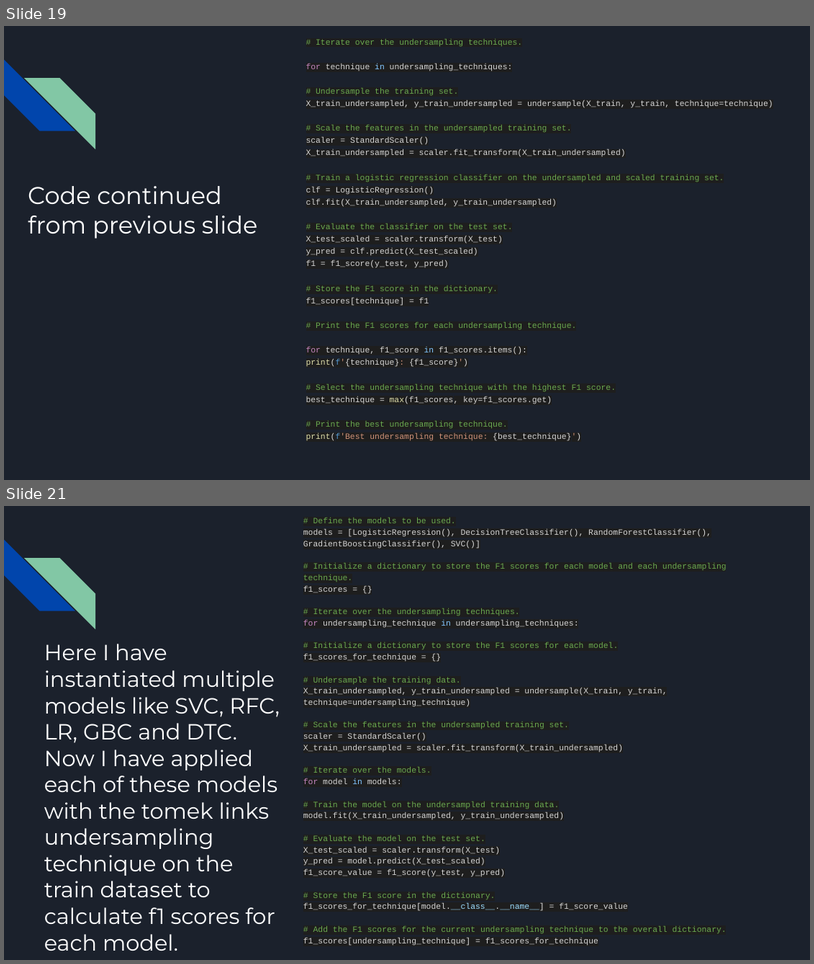
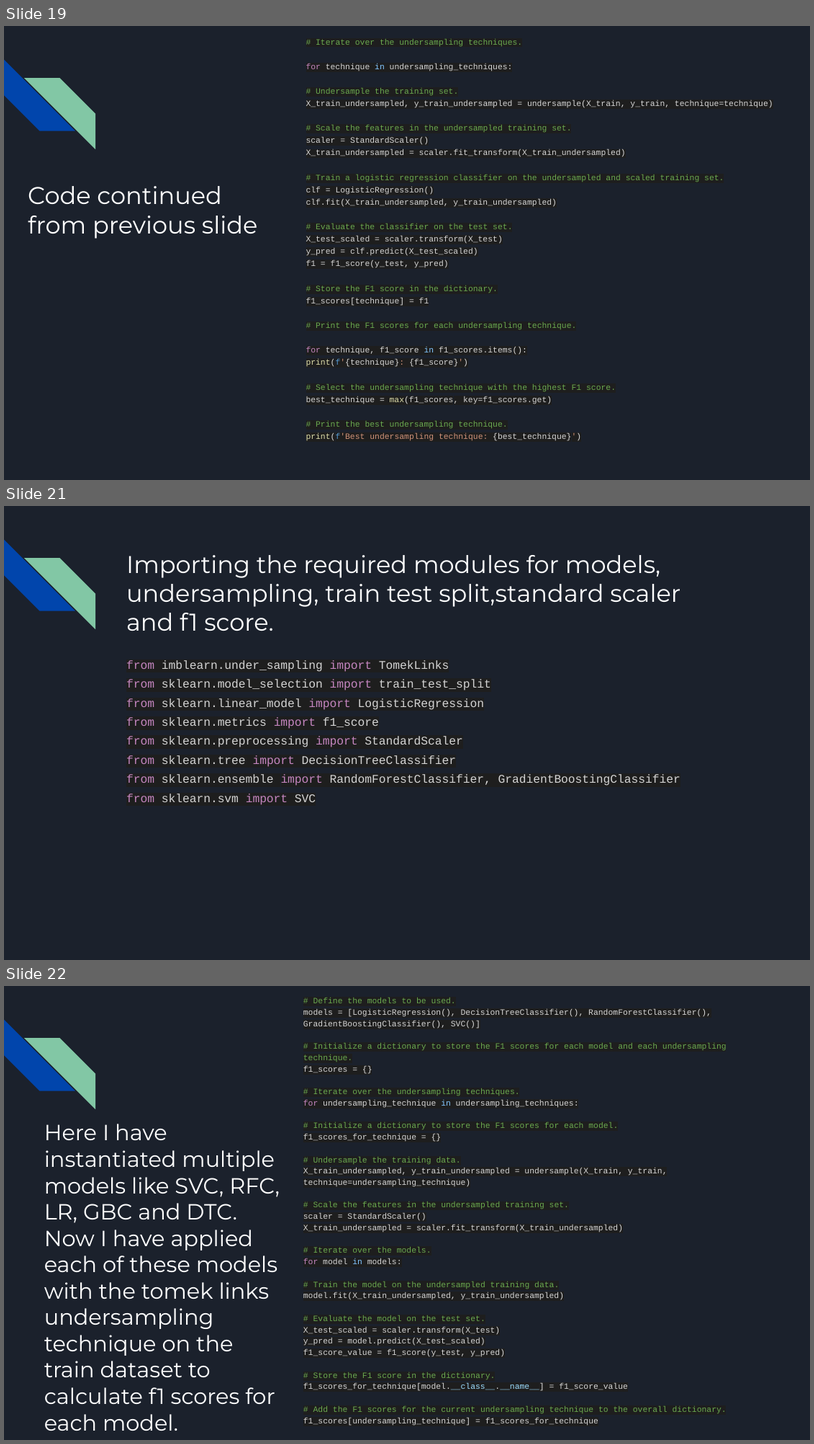
Before and after one commit to TheRocker1212/Hackathon_KH, a slide deck: Loan Repayment Assessment in Banking.pptx. Shown one above the other, each under a label of ours: slides 19 and 21 before the commit, slides 19, 21 and 22 after it; the slides between them are not shown. The pictures are 814x964 and 814x1444 pixels, drawn with LibreOffice and Linux fonts; fonts in the diff are those of the drawing. Boxes give left, top, right and bottom in pixels: in the first picture for what was removed or moved away, otherwise in the second. Text is boxed around its words. In the diff, an @@ line names an element or a change of style, - is before the commit and + after.

```diff
--- a/Loan Repayment Assessment in Banking.pptx
+++ b/Loan Repayment Assessment in Banking.pptx
@@ slide 21 added at <box>4,506,810,960</box>, background #1B212C; not listed: 2 template elements that a slide beside it also shows @@
@@ title added at <box>126,555,681,631</box>, 21.6 pt, text #FFFFFF @@
+Importing the required modules for models, undersampling, train test split,standard scaler and f1 score.
@@ text added at <box>126,660,681,805</box>, 10.5 pt, text #D4D4D4 @@
+from imblearn.under_sampling import TomekLinks
+from sklearn.model_selection import train_test_split
+from sklearn.linear_model import LogisticRegression
+from sklearn.metrics import f1_score
+from sklearn.preprocessing import StandardScaler
+from sklearn.tree import DecisionTreeClassifier
+from sklearn.ensemble import RandomForestClassifier, GradientBoostingClassifier
+from sklearn.svm import SVC
@@ what was slide 21 is now slide 22 @@
```
Also in this commit, not shown: 1 slide changed, 8 other slides added, 3 slides removed.
